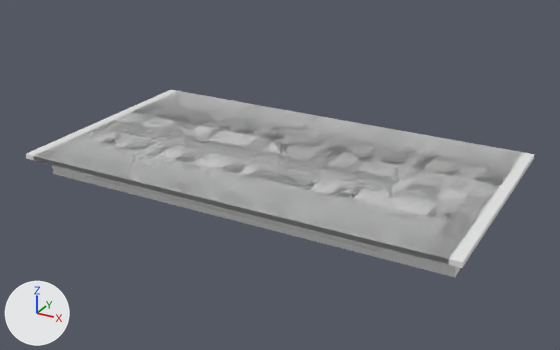
The OBJ model IFC/PSC/Mumbai/Sup_Str/M_20_3L_NF_P/model.obj as it was, and as the next commit left it.
Rendered twice from a camera (50 mm lens) standing at (26.3, -25.4, 13.8) and looking at (10.2, 4.0, -0.9). Lighting does not change. The marker at lower left points along +X, +Y and +Z. The older version comes first. Materials are left out; every surface is plain grey. Where no turn or scale is listed for an object, it has been applied to the vertices. Vertices at exactly the same position are counted once.

Objects in the first picture: 'model'.
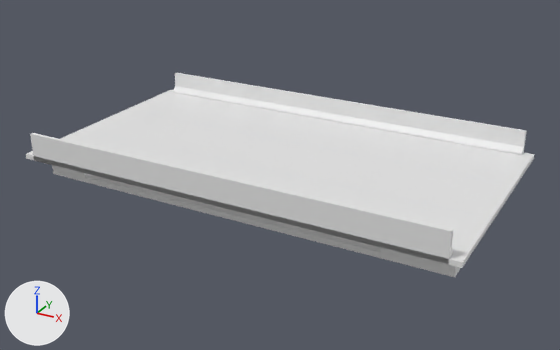
What differs and where, as boxes [x1, y1, x2, y2] in the pictures (560 x 350 px):
'model', reshaped (9% taller): before [26, 90, 535, 277]; after [26, 73, 535, 277]
part 1 of me_model, added: after [30, 73, 527, 259]

The change, as a diff of the scene's bpy script:
```diff
--- a/IFC/PSC/Mumbai/Sup_Str/M_20_3L_NF_P/model.obj.py
+++ b/IFC/PSC/Mumbai/Sup_Str/M_20_3L_NF_P/model.obj.py
@@ me_model @@
 # used by ob_model
-me_model.from_pydata(...)  # 3786 vertices, 11232 faces; spans x -0.5..20.5, y -1.4..10.1, z -1.3..0.0
+me_model.from_pydata(...)  # 3818 vertices, 11278 faces; spans x -0.5..20.5, y -1.4..10.1, z -1.3..1.1
+# me_model part 1
+# 18 vertices are added at x 0.0..20.0, y -1.4..10.1, z 0.0..1.1
+# 14 new vertices lie (20.0, 0.0, 0.0) away from vertices in x 0.0, y -1.3..9.9, z 0.0..1.1
+# 46 new faces join them
```
